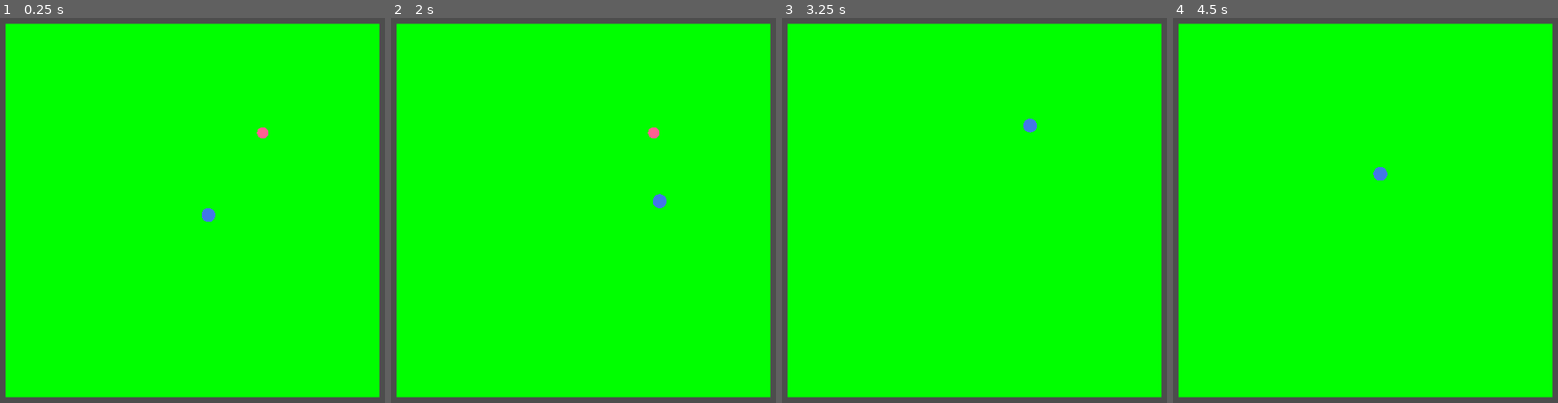
Above: before the commit, frames 1-4 (left to right).
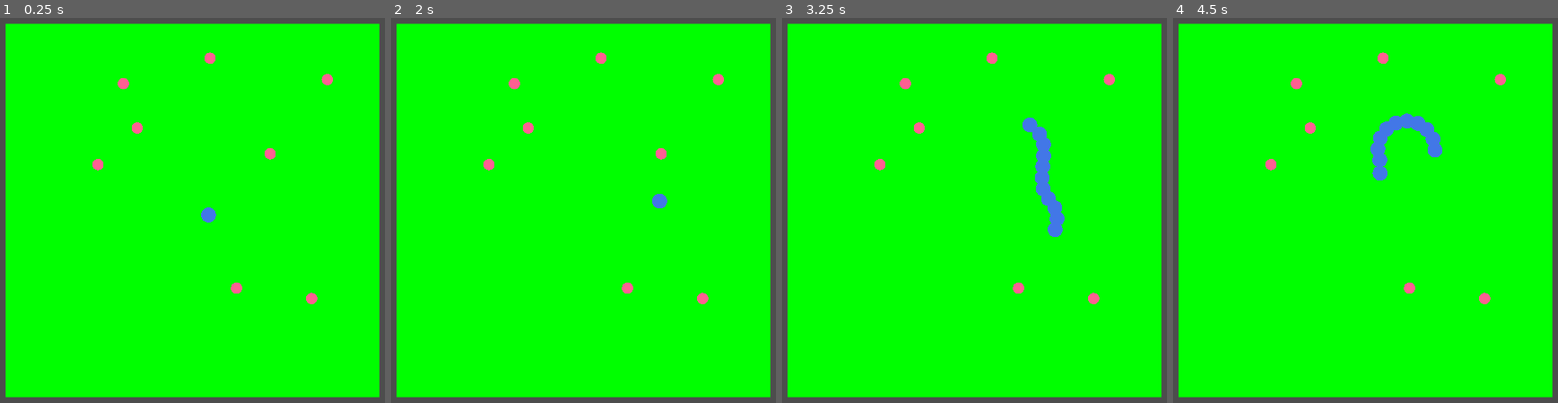
Above: after the commit, the same moments.

Repository: CauchyApprentice/Cauchys-Snake
Game: Godot game, scene res://Scenes/main.tscn
Two runs of this game, one before a commit and one after it. Both use one fixed random seed, a clock stepped at 60 frames per second and the inputs below.
Inputs (mouse positions are in pixels of both pictures, inside the frame that each line leads up to):
- Up to frame 1 (0.25 s): no input
- Up to frame 2 (2 s): move the mouse to (741, 191) at 0.52 s; move the mouse to (441, 229) at 1.27 s
- Up to frame 3 (3.25 s): move the mouse to (1047, 121) at 2.02 s; move the mouse to (939, 291) at 2.77 s
- Up to frame 4 (4.5 s): move the mouse to (outside the picture) at 3.52 s; move the mouse to (outside the picture) at 4.27 s

The runs differ from the first frame. In frame 1, 0.7% of the frame differs, in the area x 24-87%, y 8-75%; in frame 2, 0.7%; in frame 3, 1.6%; in frame 4, 1.6%.

Commit message:
Snake can GROW

Diff:
--- a/Scenes/SnakePart.tscn
+++ b/Scenes/SnakePart.tscn
@@ -1,11 +1,11 @@
 [gd_scene load_steps=3 format=3 uid="uid://cx86aroda5qao"]
 
 [sub_resource type="SphereMesh" id="SphereMesh_u6c76"]
-radius = 5.0
-height = 10.0
+radius = 20.0
+height = 40.0
 
 [sub_resource type="CircleShape2D" id="CircleShape2D_n4pia"]
-radius = 5.0
+radius = 20.0
 
 [node name="SnakePart" type="CharacterBody2D"]
 collision_layer = 2
--- a/Scenes/main.tscn
+++ b/Scenes/main.tscn
@@ -18,10 +18,40 @@
 mesh = SubResource("QuadMesh_xff5t")
 
 [node name="SnakeHead" parent="." instance=ExtResource("1_awydk")]
-scale = Vector2(3.705, 3.705)
 collision_mask = 1
 script = ExtResource("3_uvf7j")
 
 [node name="Food" parent="." instance=ExtResource("4_pp3r3")]
-position = Vector2(188, -208)
+position = Vector2(208, -152)
 scale = Vector2(3.04, 3.04)
+
+[node name="Food2" parent="." instance=ExtResource("4_pp3r3")]
+position = Vector2(-148, -221)
+scale = Vector2(3.04, 3.04)
+
+[node name="Food3" parent="." instance=ExtResource("4_pp3r3")]
+position = Vector2(-253, -123)
+scale = Vector2(3.04, 3.04)
+
+[node name="Food4" parent="." instance=ExtResource("4_pp3r3")]
+position = Vector2(118, 208)
+scale = Vector2(3.04, 3.04)
+
+[node name="Food5" parent="." instance=ExtResource("4_pp3r3")]
+position = Vector2(319, 236)
+scale = Vector2(3.04, 3.04)
+
+[node name="Food6" parent="." instance=ExtResource("4_pp3r3")]
+position = Vector2(361, -351)
+scale = Vector2(3.04, 3.04)
+
+[node name="Food7" parent="." instance=ExtResource("4_pp3r3")]
+position = Vector2(47, -408)
+scale = Vector2(3.04, 3.04)
+
+[node name="Food8" parent="." instance=ExtResource("4_pp3r3")]
+position = Vector2(-185, -340)
+scale = Vector2(3.04, 3.04)
+
+[connection signal="food_eaten" from="SnakeHead" to="." method="_on_snake_head_food_eaten"]
+[connection signal="has_moved" from="SnakeHead" to="." method="_on_snake_head_has_moved"]
--- a/Scripts/SnakeHead.gd
+++ b/Scripts/SnakeHead.gd
@@ -4,11 +4,9 @@
 var init_vel = Vector2.RIGHT * speed #vel == velocity
 var ang_speed: float = deg_to_rad(135) #turning speed
 signal food_eaten
+signal has_moved(new_position)
 
-func add_snake_body():
-	var snake_part_scene = preload("res://Scenes/SnakePart.tscn")
-	var new_body = snake_part_scene.instantiate()
-	get_parent().add_child(new_body)
+
 
 
 func adjust_direction(_delta) -> void:
@@ -37,6 +35,8 @@
 
 func _physics_process(delta: float) -> void:
 	adjust_direction(delta)
+	has_moved.emit(position)
+
 	var collision = move_and_collide(velocity)
 	if collision: #food was found
 		collision.get_collider().queue_free() #removes food
--- a/Scripts/main.gd
+++ b/Scripts/main.gd
@@ -1,4 +1,19 @@
 extends Node2D
+
+var head_positions: Array[Vector2] = []
+var snake_size: int = 1
+var snake_parts: Array[CharacterBody2D] = []
+var position_scale: int = 10 #how much distance is between the snake parts in terms of head positions index
+
+
+func add_snake_body():
+	var snake_part_scene = preload("res://Scenes/SnakePart.tscn")
+	var new_body = snake_part_scene.instantiate()
+	snake_size += 1
+	new_body.position = head_positions[position_scale * (snake_size - 1)]
+
+	snake_parts.push_back(new_body)
+	add_child(new_body)
 
 
 # Called when the node enters the scene tree for the first time.
@@ -9,3 +24,17 @@
 # Called every frame. 'delta' is the elapsed time since the previous frame.
 func _process(_delta: float) -> void:
 	pass
+
+
+func _on_snake_head_has_moved(new_position: Variant) -> void:
+	head_positions.push_front(new_position)
+	head_positions.resize(snake_size * position_scale * 10 + 10)
+	for part_index: int in range(snake_size-1):
+		var body_part = snake_parts[part_index]
+		var head_pos_index: int = (part_index + 1) * position_scale
+		body_part.position = head_positions[head_pos_index + 1]
+
+
+func _on_snake_head_food_eaten() -> void:
+	for k in range(10):
+		add_snake_body()
